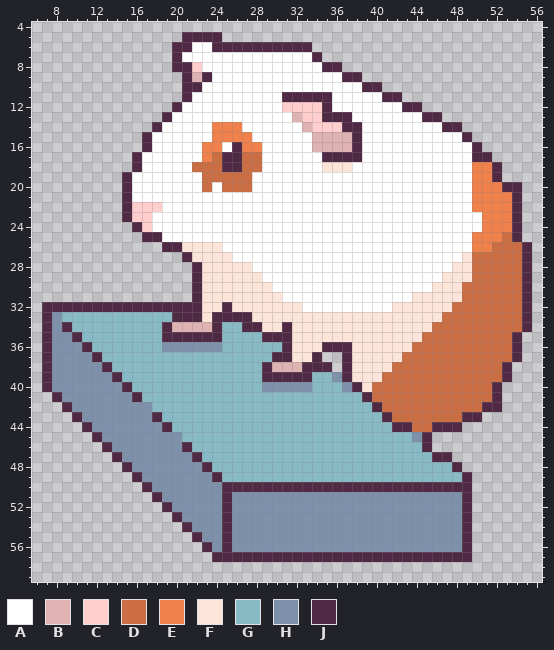
Pixel-art sprite -- Assets/Świnki Janosza/meni główne.png. The first picture shows the starting point.
The file is 64x64 pixels. Colours within 5 levels of each other are drawn and written as one. Shown: x 6..56, y 4..59.
Palette (. is transparent): A #ffffff  B #deb3b2  C #ffcecd  D #cb6e43  E #f0814c  F #fce4d8  G #87bac5  H #7e91ab  J #502a45
Pixels before (only the part around the change), first column x 6:
29 ................JFFFFFFAAAAAAAAAAAAAAAAAAFFFDDDDDJ
30 ................JFFFFFFFAAAAAAAAAAAAAAAAFFFDDDDDDJ
31 ................JFFFFFFFFAAAAAAAAAAAAAFFFFFDDDDDDJ
32 .JJJJJJJJJJJJJJJJFFJFFFFFFFAAAAAAAAAFFFFFFDDDDDDDJ
33 .JHGGGGGGGGGGGJJJFJJJJFFFFFFFFFFFFFFFFFFFDDDDDDDDJ
34 .JHJGGGGGGGGGJBBBBJGGJJFFJFFFFFFFFFFFFFFDDDDDDDDDJ
35 .JHHJGGGGGGGGJJJJJJGGGGJJJFFFFFFFFFFFFFDDDDDDDDDJ.
36 .JHHHJGGGGGGGHHHHHHGGGGGGJFFFJJJFFFFFFDDDDDDDDDDJ.
37 .JHHHHJGGGGGGGGGGGGGGGGGJJFFJ..JFFFFFDDDDDDDDDDDJ.
38 .JHHHHHJGGGGGGGGGGGGGGGJBBBJJJ.JFFFFDDDDDDDDDDDJ..
39 .JHHHHHHJGGGGGGGGGGGGGGJJJJJGGHJFFFDDDDDDDDDDDDJ..
40 .JHHHHHHHJGGGGGGGGGGGGGHHHHHGGGHJFDDDDDDDDDDDDJ...
41 ..JHHHHHHHJGGGGGGGGGGGGGGGGGGGGGGJDDDDDDDDDDDDJ...
42 ...JHHHHHHHHGGGGGGGGGGGGGGGGGGGGGGJDDDDDDDDDDJJ...
43 ....JHHHHHHHJGGGGGGGGGGGGGGGGGGGGGGJDDDDDDDJJ.....
44 .....JHHHHHHHJGGGGGGGGGGGGGGGGGGGGGGJJDDJJJ.......
45 ......JHHHHHHHHGGGGGGGGGGGGGGGGGGGGGGGHJ..........
46 .......JHHHHHHHJGGGGGGGGGGGGGGGGGGGGGGGJ..........
47 ........JHHHHHHHJGGGGGGGGGGGGGGGGGGGGGGGJJ........
48 .........JHHHHHHHJGGGGGGGGGGGGGGGGGGGGGGGGJ.......
49 ..........JHHHHHHHJGGGGGGGGGGGGGGGGGGGGGGGGJ......
50 ...........JHHHHHHHJJJJJJJJJJJJJJJJJJJJJJJJJ......
51 ............JHHHHHHJHHHHHHHHHHHHHHHHHHHHHHHJ......
52 .............JHHHHHJHHHHHHHHHHHHHHHHHHHHHHHJ......
53 ..............JHHHHJHHHHHHHHHHHHHHHHHHHHHHHJ......
54 ...............JHHHJHHHHHHHHHHHHHHHHHHHHHHHJ......
55 ................JHHJHHHHHHHHHHHHHHHHHHHHHHHJ......
56 .................JHJHHHHHHHHHHHHHHHHHHHHHHHJ......
57 ..................JJJJJJJJJJJJJJJJJJJJJJJJJJ......
58 ..................................................
59 ..................................................
The result:
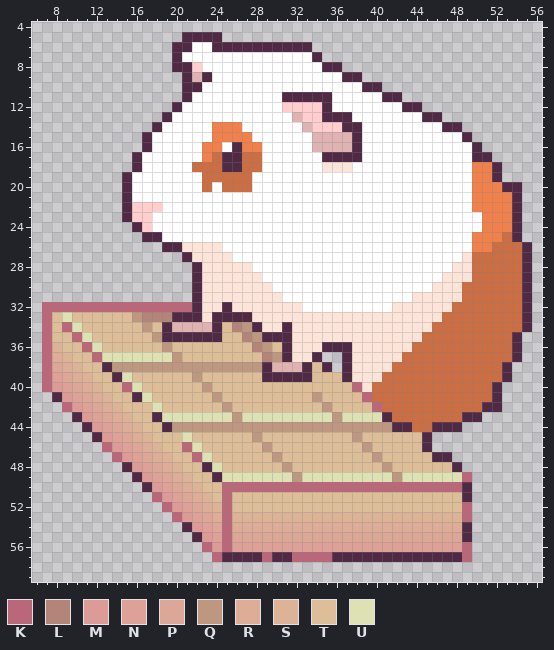
Colours new in this view: K #ba6879  L #b38478  M #dd9b98  N #dda198  P #dda798  Q #be9781  R #ddad98  S #ddb398  T #ddbe98  U #dde1b3
From old to new:
y 32: x 7..21 JJJJJJJJJJJJJJJ -> KKKKKKKKKKKKKKK
y 33: x 7..19 JHGGGGGGGGGGG -> KTUTTTTTTQLLL
y 34: x 7..18 JHJGGGGGGGGG -> KTKUTTTTTTQT; x 25..27 GGJ -> TLQ
y 35: x 7..18 JHHJGGGGGGGG -> KTTKUTTTTTTQ; x 25..28 GGGG -> TTLQ
y 36: x 7..30 JHHHJGGGGGGGHHHHHHGGGGGG -> KSTTKUTTTTTTQTTTTTTTTLQT
y 37: x 7..30 JHHHHJGGGGGGGGGGGGGGGGGJ -> KRSTTKUUUUUUUQTTTTTTTTLQ
y 38: x 7..12 JHHHHH -> KPRSTT; x 14..28 GGGGGGGGGGGGGGG -> QQQQQQQQQQQQQQQ; x 34 J -> T
y 39: x 7..13 JHHHHHH -> KNPRSTT; x 15..28 GGGGGGGGGGGGGG -> UTTTTTTQTTTTTT; x 34..36 GGH -> TTT
y 40: x 7..38 JHHHHHHHJGGGGGGGGGGGGGHHHHHGGGHJ -> KMNPRSTTKUTTTTTTQTTTTTTTTTTTTTTK
y 41: x 9..15 HHHHHHH -> MNPRSTT; x 17..39 GGGGGGGGGGGGGGGGGGGGGGJ -> UTTTTTTQTTTTTTTTTQTTTTK
y 42: x 9..40 JHHHHHHHHGGGGGGGGGGGGGGGGGGGGGGJ -> KMNPRSTTTUTTTTTTQTTTTTTTTTQTTTTK
y 43: x 11..17 HHHHHHH -> MNPRSTT; x 19..40 GGGGGGGGGGGGGGGGGGGGGG -> UUUUUUUQUUUUUUUUUQUUUU
y 44: x 12..18 HHHHHHH -> MNPRSTT; x 20..41 GGGGGGGGGGGGGGGGGGGGGG -> QQQQQQQQQQQQQQQQQQQQQQ
y 45: x 13..44 HHHHHHHHGGGGGGGGGGGGGGGGGGGGGGGH -> MNPRSTTTUTTTTTTQTTTTTTTTTQTTTTTT
y 46: x 13..44 JHHHHHHHJGGGGGGGGGGGGGGGGGGGGGGG -> KMNPRSTTKUTTTTTTQTTTTTTTTTQTTTTT
y 47: x 14..45 JHHHHHHHJGGGGGGGGGGGGGGGGGGGGGGG -> KMNPRSTTKUTTTTTTQTTTTTTTTTQTTTTT
y 48: x 16..22 HHHHHHH -> MNPRSTT; x 24..47 GGGGGGGGGGGGGGGGGGGGGGGG -> UTTTTTTQTTTTTTTTTQTTTTTT
y 49: x 17..23 HHHHHHH -> MNPRSTT; x 25..49 GGGGGGGGGGGGGGGGGGGGGGGGJ -> UUUUUUUQUUUUUUUUUQUUUUUUK
y 50: x 18..48 HHHHHHHJJJJJJJJJJJJJJJJJJJJJJJJ -> MNPRSTTKKKKKKKKKKKKKKKKKKKKKKKK
y 51: x 18..48 JHHHHHHJHHHHHHHHHHHHHHHHHHHHHHH -> KMNPRSTKTTTTTTTTTTTTTTTTTTTTTTT
y 52: x 19..49 JHHHHHJHHHHHHHHHHHHHHHHHHHHHHHJ -> KMNPRSKTTTTTTTTTTTTTTTTTTTTTTTK
y 53: x 20..49 JHHHHJHHHHHHHHHHHHHHHHHHHHHHHJ -> KMNPRKSSSSSSSSSSSSSSSSSSSSSSSK
y 54: x 22..48 HHHJHHHHHHHHHHHHHHHHHHHHHHH -> MNPKRRRRRRRRRRRRRRRRRRRRRRR
y 55: x 23..48 HHJHHHHHHHHHHHHHHHHHHHHHHH -> MNKPPPPPPPPPPPPPPPPPPPPPPP
y 56: x 23..49 JHJHHHHHHHHHHHHHHHHHHHHHHHJ -> KMKNNNNNNNNNNNNNNNNNNNNNNNK
y 57: x 24 J -> K; x 29 J -> K; x 32..35 JJJJ -> KKKK; x 49 J -> K
Where, in picture pixels (left, top, right, bottom), the same in both pictures:
changed: (42, 302, 472, 562)
